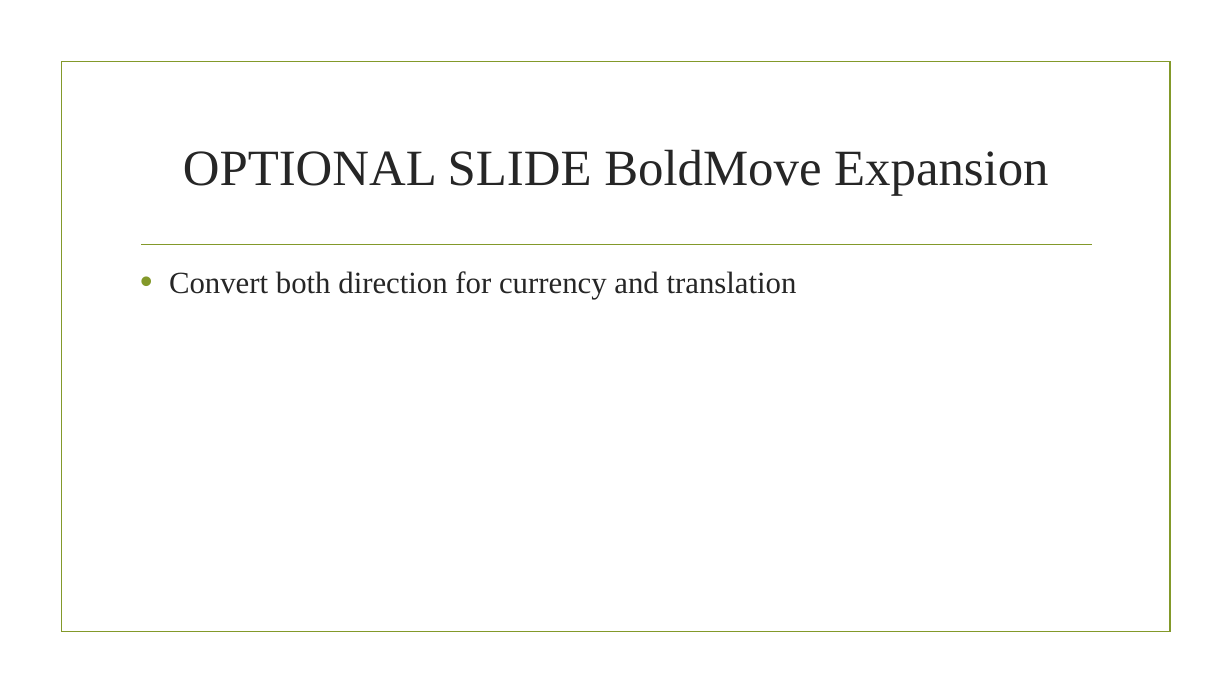
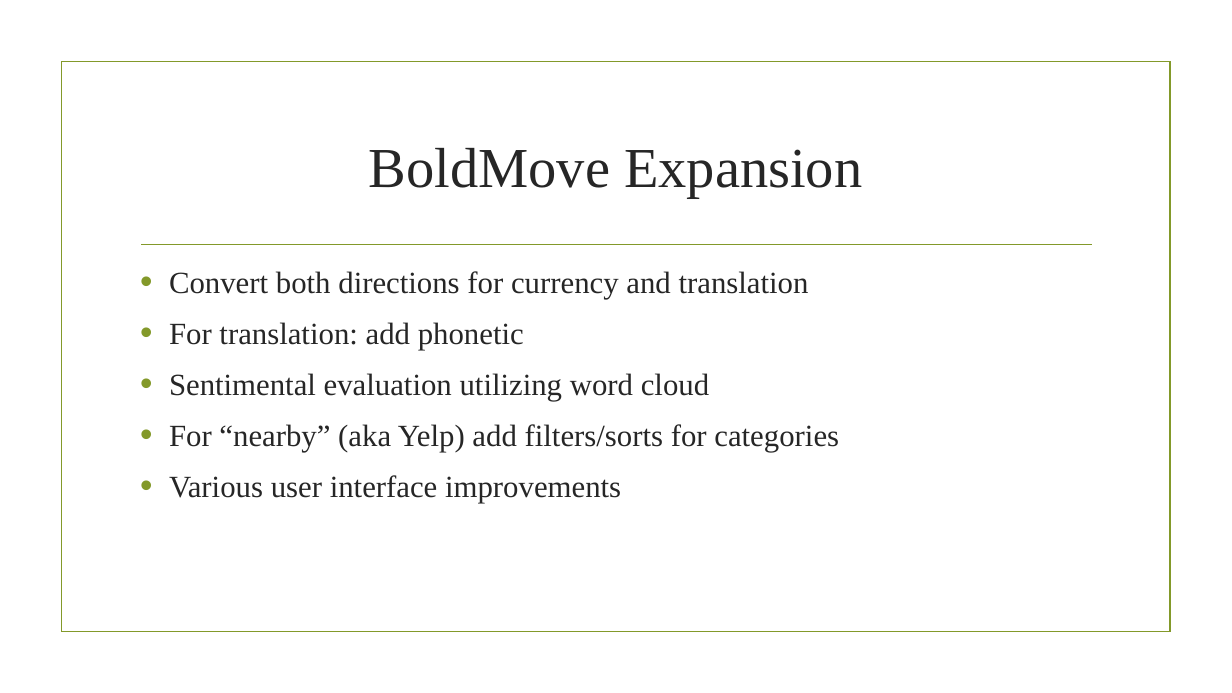
Before and after one commit to DJ-DataBase/BoldMove, a slide deck: slide 7 of PresentationBoldMove.pptx (slide 8 before the commit). Drawn at 1232x693 pixels with LibreOffice and Linux fonts; fonts in the diff are those of the drawing; background and template pictures are left out. Boxes give left, top, right and bottom in pixels: in the first picture for what was removed or moved away, otherwise in the second. Text is boxed around its words. In the diff, an @@ line names an element or a change of style, - is before the commit and + after.

Commit message:
updated powerpoint

```diff
--- a/PresentationBoldMove.pptx
+++ b/PresentationBoldMove.pptx
@@ title at (x1=369, y1=148, x2=862, y2=198): text changed; size 39.6 to 44 pt @@
-OPTIONAL SLIDE BoldMove Expansion
+BoldMove Expansion
@@ text at (x1=169, y1=271, x2=839, y2=503): text changed @@
-• Convert both direction for currency and translation
+• Convert both directions for currency and translation
+• For translation: add phonetic
+• Sentimental evaluation utilizing word cloud
+• For “nearby” (aka Yelp) add filters/sorts for categories
+• Various user interface improvements
```
Also in this commit, not shown: 2 other slides changed, 1 slide removed.
